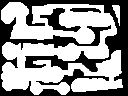
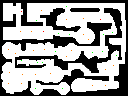
Before/after of a 128×96 layered artwork. What changed in the layer stack:
added layer "Enemies" above "Health" over [8, 10, 114, 86]
added layer "Health" above "Weapons" over [21, 6, 117, 89]
renamed "Start and Goal" to "Weapons", showed it, painted on it over [3, 3, 101, 93]
renamed "Layer" to "Cave", painted on it over [1, 2, 126, 94]
